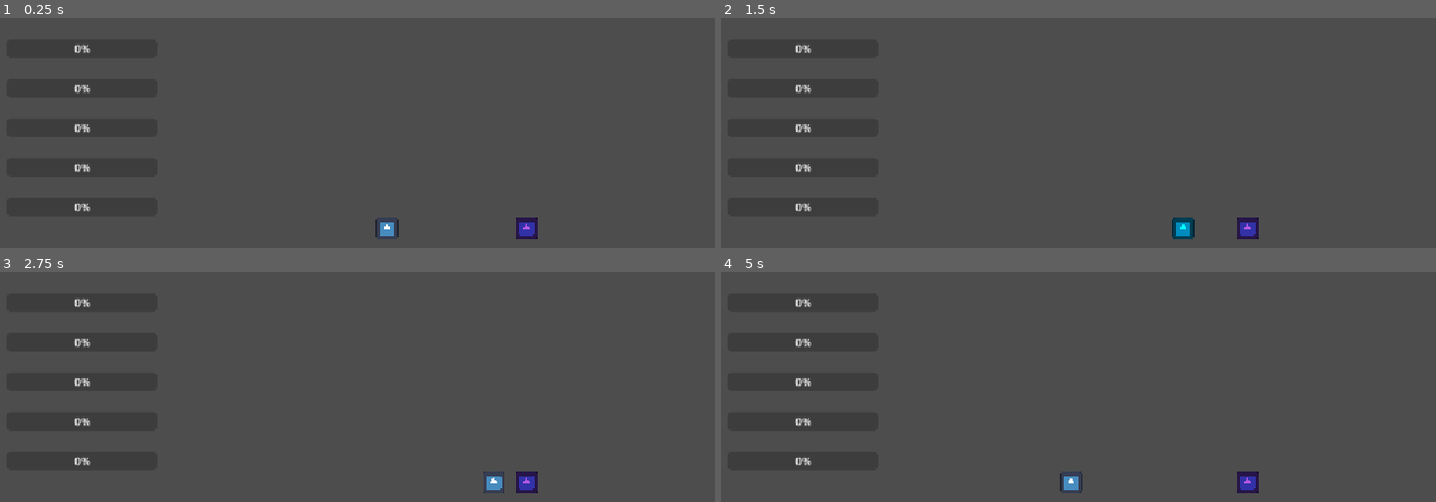
Above: before the commit, frames 1-4 (two rows, left to right).
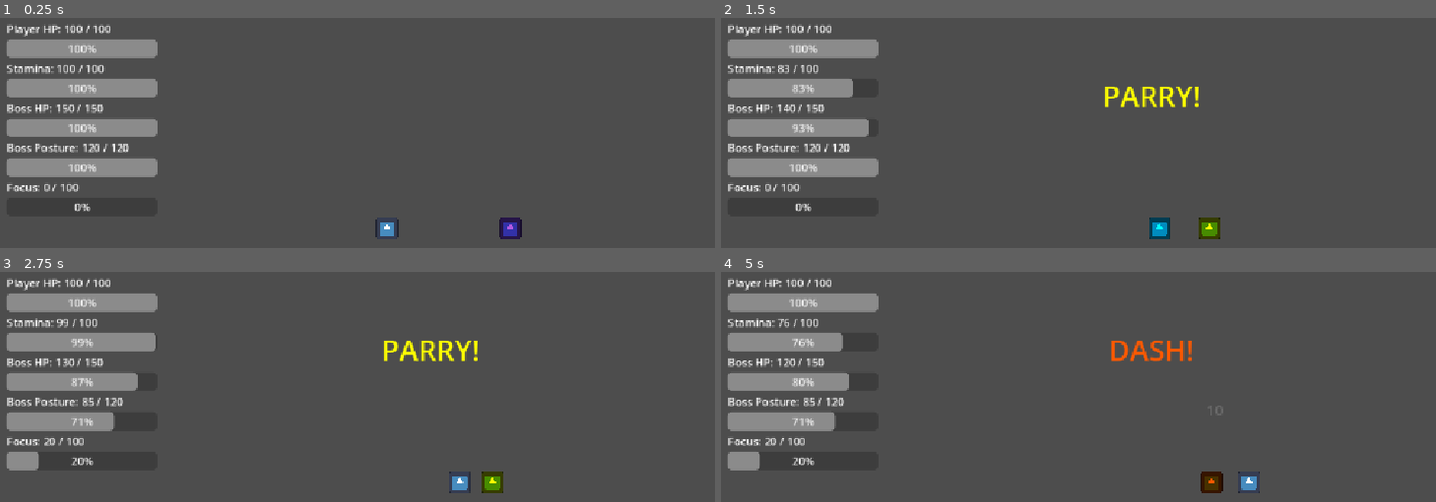
Above: after the commit, the same moments.

Repository: shanwinder/lastblade
Game: Godot game, scene res://scenes/main/BossBrokenMaster.tscn
Same seed, same stepped clock (60 frames per second), same inputs: the game is played once before the commit and once after it. The engine's default icon, where the game draws it, is replaced by a stand-in: a white triangle on a blue panel in a dark square.
Inputs:
- Up to frame 1 (0.25 s): no input
- Up to frame 2 (1.5 s): hold Right (ui_right) 0.53-1.28 s; tap A (attack) at 0.6 s; tap D (parry) at 0.8, 1.35 s; hold Left (ui_left) from 1.28 s (still down)
- Up to frame 3 (2.75 s): tap A (attack) at 1.55, 2.1 s; release Left (ui_left) at 2.03 s; hold Right (ui_right) from 2.03 s (still down); tap D (parry) at 2.3 s
- Up to frame 4 (5 s): tap S (dash) at 2.85 s; tap A (attack) at 3.05, 4.55 s; release Right (ui_right) at 3.53 s; hold Left (ui_left) from 3.53 s (still down); tap D (parry) at 3.6 s; tap R at 4.35 s

The runs differ from the first frame. In frame 1, 8.5% of the frame differs, in the area x 0-76%, y 2-97%; in frame 2, 9.4%; in frame 3, 9.1%; in frame 4, 8.6%.
Error before the commit: Parse Error: Expected indented block after "elif" block. (res://BossBrokenMaster.gd:489)

Commit message:
Add delayed slash attack and tidy TSCN
Implement delayed_slash selection in BossBrokenMaster.gd: set current_attack_name, mark it parryable, assign damage, windup (wait+parry), store wait time for hinting, set active time, add cooldown bonus, flag as delayed, set hint text/color and print debug. Also add fallback else to choose normal_slash. Clean up BossBrokenMaster.tscn by removing many null property overrides so the scene uses the script/default values instead of redundant nulls.

Diff:
--- a/last-blade-trial/BossBrokenMaster.gd
+++ b/last-blade-trial/BossBrokenMaster.gd
@@ -487,8 +487,36 @@
 
 	# ถ้าสุ่มได้อยู่ในช่วง Delayed Slash ให้ใช้ท่าหน่วงจังหวะ
 	elif roll < quick_attack_chance + delayed_attack_chance:
-
-	# ถ้าไม่ใช่ Delayed แต่ยังอยู่ในช่วง Heavy ให้ใช้ Heavy Slash
+		current_attack_name = "delayed_slash"
+
+		# ท่านี้ Parry ได้ แต่ต้องรอจังหวะท้าย
+		current_attack_can_be_parried = true
+
+		# ใช้ดาเมจของ Delayed Slash
+		current_attack_damage = delayed_attack_damage
+
+		# เวลารวมก่อนฟันจริง = ช่วง WAIT + ช่วง PARRY
+		current_attack_windup_time = delayed_attack_wait_time + delayed_attack_parry_time
+
+		# เก็บเวลาช่วง WAIT ไว้ใช้แยก hint
+		current_attack_delay_wait_time = delayed_attack_wait_time
+
+		# Hitbox เปิดตามค่าของท่านี้
+		current_attack_active_time = delayed_attack_active_time
+
+		# cooldown เพิ่มเล็กน้อย เพราะเป็นท่าหลอกจังหวะ
+		current_attack_cooldown = attack_cooldown + delayed_attack_cooldown_bonus
+
+		# ทำเครื่องหมายว่าท่านี้เป็น delayed
+		current_attack_is_delayed = true
+
+		# ช่วงแรกให้ HUD บอก WAIT... ไม่ใช่ PARRY! ทันที
+		current_attack_hint_text = "WAIT..."
+		current_attack_hint_color = Color(0.75, 0.35, 1.0, 1.0)
+
+		print("Boss chose DELAYED SLASH! Wait, then parry.")
+
+	# ถ้าไม่ใช่ Quick / Delayed แต่ยังอยู่ในช่วง Heavy ให้ใช้ Heavy Slash
 	elif roll < quick_attack_chance + delayed_attack_chance + heavy_attack_chance:
 		current_attack_name = "heavy_slash"
 
@@ -513,6 +541,7 @@
 
 		print("Boss chose HEAVY SLASH! Dash required.")
 
+	# ถ้าไม่เข้าเงื่อนไขด้านบน ให้ใช้ Normal Slash
 	else:
 		current_attack_name = "normal_slash"
 
--- a/last-blade-trial/scenes/main/BossBrokenMaster.tscn
+++ b/last-blade-trial/scenes/main/BossBrokenMaster.tscn
@@ -46,47 +46,6 @@
 
 [node name="BossBrokenMaster" parent="." unique_id=631216959 instance=ExtResource("4_tedvd")]
 position = Vector2(780, 324)
-max_hp = null
-combat_display_name = null
-move_speed = null
-stop_distance = null
-attack_damage = null
-attack_windup_time = null
-attack_active_time = null
-attack_cooldown = null
-quick_attack_chance = null
-quick_attack_damage = null
-quick_attack_windup_time = null
-quick_attack_active_time = null
-quick_attack_cooldown_bonus = null
-heavy_attack_chance = null
-heavy_attack_damage = null
-heavy_attack_windup_time = null
-heavy_attack_active_time = null
-heavy_attack_cooldown_bonus = null
-delayed_attack_chance = null
-delayed_attack_damage = null
-delayed_attack_wait_time = null
-delayed_attack_parry_time = null
-delayed_attack_active_time = null
-delayed_attack_cooldown_bonus = null
-stagger_time = null
-stagger_recover_time = null
-max_posture = null
-posture_damage_from_parry = null
-posture_break_time = null
-critical_damage_multiplier = null
-normal_hit_stop_time = null
-critical_hit_stop_time = null
-hit_stop_time_scale = null
-knockback_force = null
-knockback_time = null
-normal_hit_camera_shake_strength = null
-normal_hit_camera_shake_duration = null
-critical_hit_camera_shake_strength = null
-critical_hit_camera_shake_duration = null
-arena_min_x = null
-arena_max_x = null
 
 [node name="HUD" type="CanvasLayer" parent="." unique_id=1436178556]
 script = ExtResource("5_7w3th")
